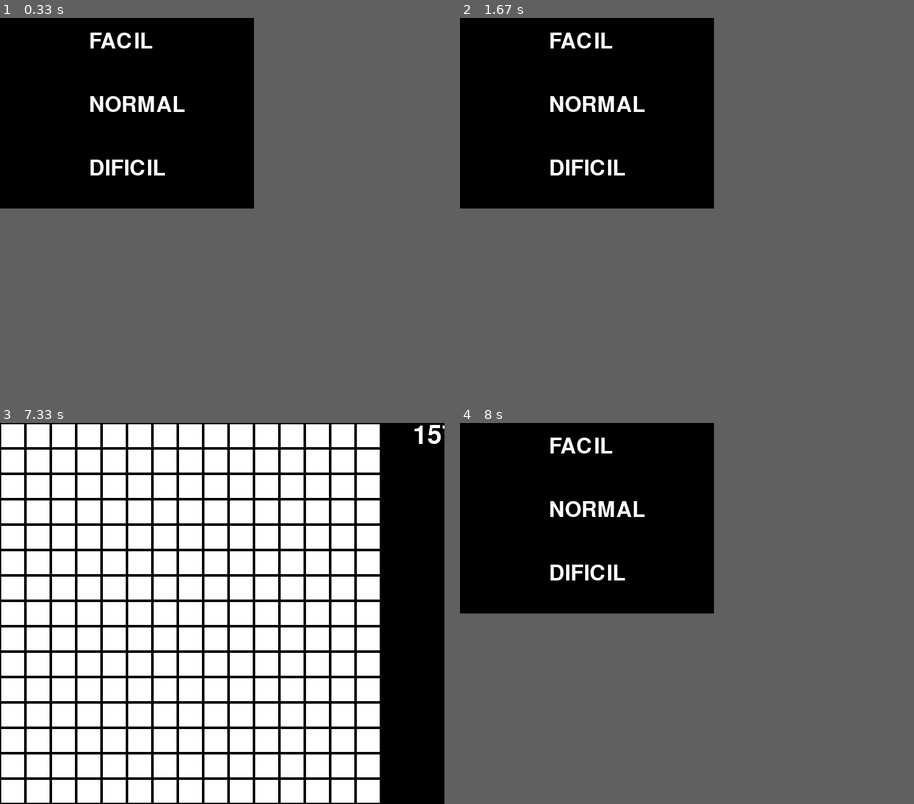
Above: before the commit, frames 1-4 (two rows, left to right).
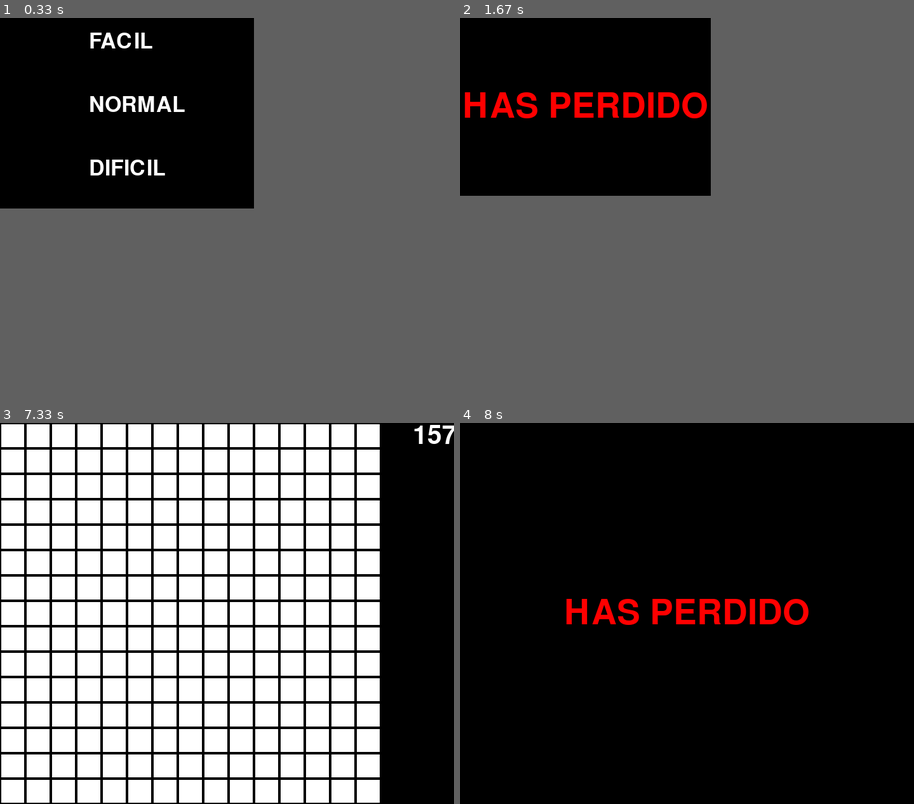
Above: after the commit, the same moments.

Repository: LuzTorres20/DOO-Buscaminas
Game: pygame game, started from Buscaminas.py
Two runs of this game, one before a commit and one after it. Both use one fixed random seed, a clock stepped at 60 frames per second and the inputs below.
Inputs (mouse positions are in pixels of both pictures, inside the frame that each line leads up to):
- Up to frame 1 (0.33 s): no input
- Up to frame 2 (1.67 s): press the mouse at (587, 44) at 0.37 s; move the mouse to (546, 101) at 0.47 s; release the mouse at (505, 158) at 0.6 s; press the mouse at (587, 44) at 0.7 s; move the mouse to (555, 40) at 0.8 s; release the mouse at (519, 40) at 0.93 s; press the mouse at (573, 158) at 1.03 s; move the mouse to (591, 132) at 1.13 s; release the mouse at (609, 105) at 1.27 s; press the mouse at (473, 29) at 1.37 s; move the mouse to (519, 90) at 1.47 s; release the mouse at (564, 155) at 1.6 s
- Up to frame 3 (7.33 s): press the mouse at (13, 434) at 1.7 s; move the mouse to (59, 445) at 1.8 s; release the mouse at (104, 453) at 1.93 s; press the mouse at (127, 575) at 2.03 s; move the mouse to (122, 522) at 2.13 s; release the mouse at (118, 472) at 2.27 s; press the mouse at (127, 575) at 6.97 s; move the mouse to (95, 525) at 7.07 s; release the mouse at (68, 472) at 7.2 s; move the mouse to (367, 670) at 7.27 s
- Up to frame 4 (8 s): click (827, 670) at 7.4 s; click (755, 697) at 7.78 s
In frame 2 the window is 400x300 before the commit and 395x280 after it. Grey fills any space a smaller window leaves; there, only what the larger window draws over its background counts as a difference.

Frame 1 is identical in both runs. In frame 2, 2.7% of the frame differs, in the area x 0-55%, y 3-42%; in frame 3, less than 0.1%; in frame 4, 2.9%, in the area x 19-77%, y 3-53%.

Commit message:
Bot buscaminas

Diff:
--- a/Buscaminas.py
+++ b/Buscaminas.py
@@ -3,10 +3,10 @@
 import pygame
 
 primera_celda_pulsada = True
-calidades_casilla = {} # numero de casilla = [indice (x, y) posicion en el tablero, posicion (x,y) en la pantalla, valor, pulsada (true o false)]
-
-bombas_restantes = 0
-bombas_correctas = 0
+cantidad_casilla = {} # numero de casilla = [indice (x, y) posicion en el tablero, posicion (x,y) en la pantalla, valor, pulsada (true o false)]
+
+bombas_activas = 0
+bombas_inactivas = 0
 
 def crear_cuadricula(numero, tamaño_cuadricua):
     global ventana, font, cuadricula, tamano_cuadricula
@@ -18,26 +18,37 @@
 
     tamano_cuadricula = tamaño_cuadricua
     medidas = tamano_cuadricula * numero
-    ventana = pygame.display.set_mode((medidas + 100,medidas))
+    ventana = pygame.display.set_mode((medidas + 115,medidas))
 
     font = pygame.font.Font(None, tamano_cuadricula)
 
     i = 0
     for row in range(len(cuadricula)):
         for col in range(len(cuadricula[row])):
-            square_rect = pygame.Rect(2 + (1 * row * tamano_cuadricula), 2 + (1 * col * tamano_cuadricula),tamano_cuadricula - 4,tamano_cuadricula - 4)
+            square_rect = pygame.Rect(
+               2 + (1 * row * tamano_cuadricula),
+               2 + (1 * col * tamano_cuadricula),
+               tamano_cuadricula - 4,
+               tamano_cuadricula - 4
+            )
             pygame.draw.rect(ventana, 'black', square_rect.inflate(2,2))
             pygame.draw.rect(ventana, 'white', square_rect)
             pygame.display.update()
-            calidades_casilla[i] = {'numero': i ,'indice' : (row, col), 'posicion_xy': square_rect, 'valor' : ' ', 'pulsada' : False, 'bandera' : False}
+            cantidad_casilla[i] = {
+               'numero': i ,
+               'indice' : (row, col),
+               'posicionXY': square_rect,
+               'valor' : ' ',
+               'pulsada' : False,
+               'bandera' : False}
             i += 1
 
     return cuadricula
 
 def crear_bombas_random(numero,primer_click,dificultad):
-    global cuadricula, bombas_correctas
+    global cuadricula, bombas_inactivas
     bombas = int(numero * numero * dificultad)
-    bombas_correctas = int(numero * numero * dificultad)
+    bombas_inactivas = int(numero * numero * dificultad)
     rows = len(cuadricula)
     cols = len(cuadricula[0])
 
@@ -58,9 +69,9 @@
             bombas -= 1
 
 
-    donde_ahy_bomba()
-
-def donde_ahy_bomba():
+    donde_hay_bomba()
+
+def donde_hay_bomba():
     numero_filas = len(cuadricula)
     numero_columnas = len(cuadricula[0])
 
@@ -87,26 +98,29 @@
             if cuadricula[row][col] != 'b':
                 cuadricula[row][col] = bombas_alrededor
 
-            calidades_casilla[indice]['valor'] = cuadricula[row][col]
+            cantidad_casilla[indice]['valor'] = cuadricula[row][col]
             indice += 1
 
 def color_numero(element,color):
-    valor_casilla = font.render(str(calidades_casilla[element]['valor']),True,color)
-    ventana.blit(valor_casilla,(calidades_casilla[element]['posicion_xy'].x + (tamano_cuadricula / 4),calidades_casilla[element]['posicion_xy'].y + (tamano_cuadricula / 8)))
+    valor_casilla = font.render(str(cantidad_casilla[element]['valor']),True,color)
+    ventana.blit(
+       valor_casilla,
+       (cantidad_casilla[element]['posicionXY'].x + (tamano_cuadricula / 4),cantidad_casilla[element]['posicionXY'].y + (tamano_cuadricula / 8))
+       )
     pygame.display.update()
 
 def click_casilla(numero,event,dificultad):
-    global primera_celda_pulsada, bombas_restantes, bombas_correctas
-    for element in calidades_casilla:
-        if calidades_casilla[element]['posicion_xy'].collidepoint(event.pos):
+    global primera_celda_pulsada, bombas_activas, bombas_inactivas
+    for element in cantidad_casilla:
+        if cantidad_casilla[element]['posicionXY'].collidepoint(event.pos):
             if primera_celda_pulsada:
-                print(calidades_casilla[element]['indice'])
-                crear_bombas_random(numero,calidades_casilla[element]['indice'],dificultad)
+                print(cantidad_casilla[element]['indice'])
+                crear_bombas_random(numero,cantidad_casilla[element]['indice'],dificultad)
                 primera_celda_pulsada = False
             if not primera_celda_pulsada:
                 keys = pygame.mouse.get_pressed()
-                if keys[0] and not calidades_casilla[element]['bandera'] == True:
-                    match calidades_casilla[element]['valor']:
+                if keys[0] and not cantidad_casilla[element]['bandera'] == True:
+                    match cantidad_casilla[element]['valor']:
                         case 0:
                             color_numero(element,(0,0,255))
                         case 1:
@@ -130,26 +144,30 @@
                         case 'b':
                             return False, True
 
-                    calidades_casilla[element]['pulsada'] = True
+                    cantidad_casilla[element]['pulsada'] = True
 
                 if keys[2]:
-                    if not calidades_casilla[element]['pulsada'] == True and not calidades_casilla[element]['bandera'] == True and not bombas_restantes == 0:
+                    if not cantidad_casilla[element]['pulsada'] == True and not cantidad_casilla[element]['bandera'] == True and not bombas_activas == 0:
                         valor_casilla = font.render('?',True,(0,0,0))
-                        ventana.blit(valor_casilla,(calidades_casilla[element]['posicion_xy'].x + 10,calidades_casilla[element]['posicion_xy'].y + 5))
+                        ventana.blit(
+                           valor_casilla,
+                           (cantidad_casilla[element]['posicionXY'].x + 10,
+                            cantidad_casilla[element]['posicionXY'].y + 5)
+                           )
                         pygame.display.update()
-                        calidades_casilla[element]['bandera'] = True
-                        bombas_restantes -= 1
-
-                    elif not calidades_casilla[element]['pulsada'] == True and not calidades_casilla[element]['bandera'] == False:
-                        square_rect = pygame.Rect(calidades_casilla[element]['posicion_xy'].x,calidades_casilla[element]['posicion_xy'].y,tamano_cuadricula - 4,tamano_cuadricula - 4)
+                        cantidad_casilla[element]['bandera'] = True
+                        bombas_activas -= 1
+
+                    elif not cantidad_casilla[element]['pulsada'] == True and not cantidad_casilla[element]['bandera'] == False:
+                        square_rect = pygame.Rect(cantidad_casilla[element]['posicionXY'].x,cantidad_casilla[element]['posicionXY'].y,tamano_cuadricula - 4,tamano_cuadricula - 4)
                         pygame.draw.rect(ventana, 'white', square_rect)
                         pygame.display.update()
-                        calidades_casilla[element]['bandera'] = False
-                        bombas_restantes += 1
-
-            if calidades_casilla[element]['valor'] == 'b' and calidades_casilla[element]['bandera'] == True:
-                bombas_correctas -= 1
-                if bombas_correctas == 0:
+                        cantidad_casilla[element]['bandera'] = False
+                        bombas_activas += 1
+
+            if cantidad_casilla[element]['valor'] == 'b' and cantidad_casilla[element]['bandera'] == True:
+                bombas_inactivas -= 1
+                if bombas_inactivas == 0:
                     return True, False
 
     return False, False
@@ -207,17 +225,43 @@
             pygame.display.update()
 
 def mostrar_bombas(numero,casillas):
-    global bombas_restantes
+    global bombas_activas
     x = numero * casillas + 50
     y = 0
     pygame.draw.rect(ventana, (0,0,0), (x,y,100,100))
     font = pygame.font.Font(None,60)
-    start_text = font.render(str(bombas_restantes), True, (255,255,255))
+    start_text = font.render(str(bombas_activas), True, (255,255,255))
     ventana.blit(start_text, (x,y))
     pygame.display.update()
 
+def mostrar_resultado(ganaste):
+    ventana.fill((0, 0, 0))  # Fondo negro
+
+    mensaje = "¡HAS GANADO!" if ganaste else "HAS PERDIDO"
+    color = (0, 255, 0) if ganaste else (255, 0, 0)
+
+    font_grande = pygame.font.Font(None, 80)
+    texto = font_grande.render(mensaje, True, color)
+
+    # Centrar texto en la ventana
+    rect_texto = texto.get_rect(center=(ventana.get_width() // 2, ventana.get_height() // 2))
+    ventana.blit(texto, rect_texto)
+
+    pygame.display.update()
+
+    # Esperar que el jugador presione una tecla o click
+    esperando = True
+    while esperando:
+        for event in pygame.event.get():
+            if event.type == pygame.QUIT:
+                pygame.quit()
+                sys.exit()
+            elif event.type == pygame.KEYDOWN or event.type == pygame.MOUSEBUTTONDOWN:
+                esperando = False
+
+
 def game(numero,dificultad,casillas):
-    global primera_celda_pulsada, calidades_casilla, bombas_restantes
+    global primera_celda_pulsada, cantidad_casilla, bombas_activas
     ganar, perder = False, False
     while not ganar and not perder:
         for event in pygame.event.get():
@@ -227,17 +271,19 @@
                 sys.exit()
             elif event.type == pygame.MOUSEBUTTONDOWN:
                 ganar, perder =  click_casilla(numero,event,dificultad)
+
+    mostrar_resultado(ganar)
     primera_celda_pulsada = True
-    calidades_casilla = {}
-    bombas_restantes = 0
+    cantidad_casilla = {}
+    bombas_activas = 0
     run()
 
 def run():
-    global bombas_restantes
+    global bombas_activas
     numero,dificultad,casillas = menu()
     crear_cuadricula(numero,casillas)
     bombas_iniciales = int(numero * numero * dificultad)
-    bombas_restantes = bombas_iniciales
+    bombas_activas = bombas_iniciales
     while True:
         for event in pygame.event.get():
             if event.type == pygame.QUIT:
Empty file added: bot.py
